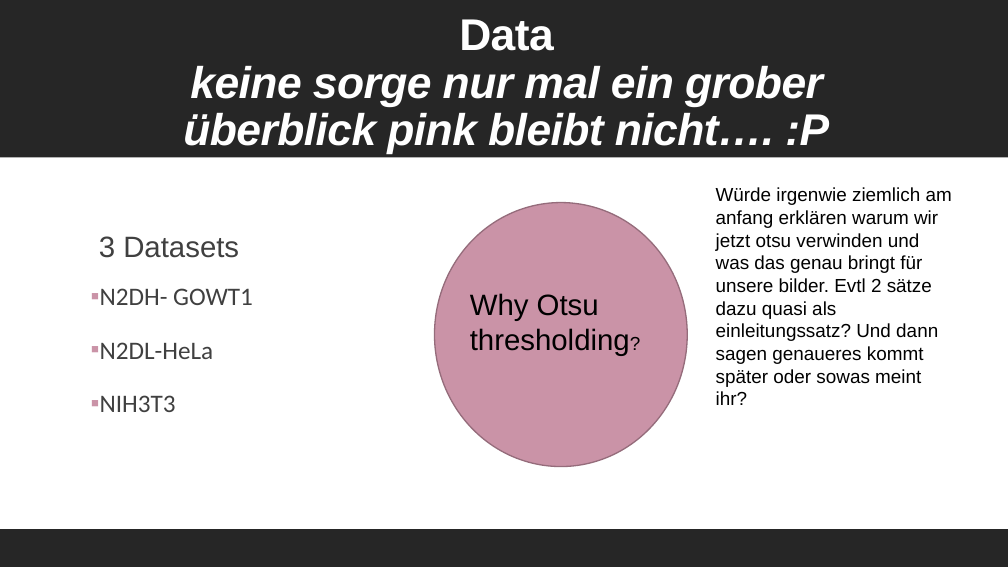
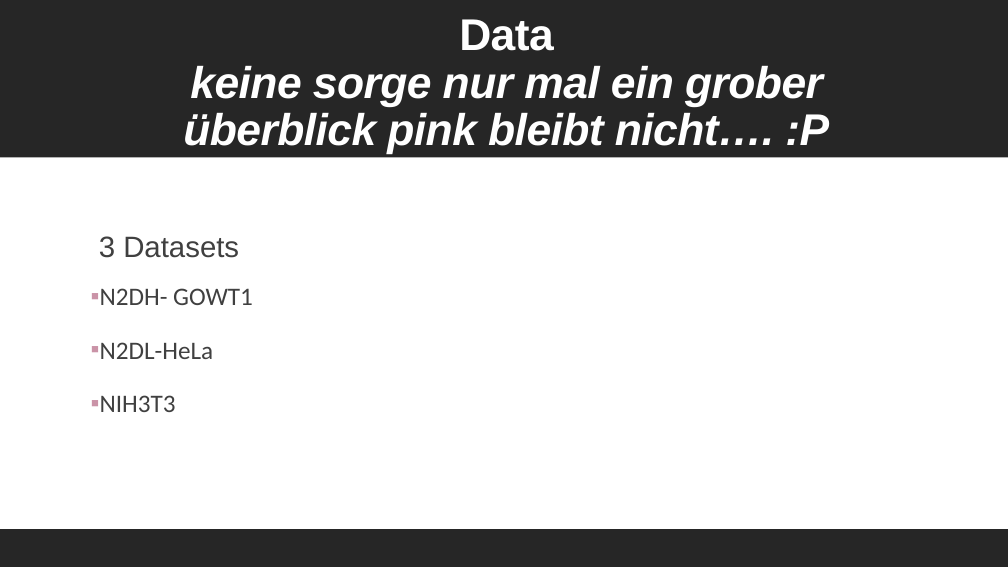
Before and after one commit to datascience-mobi-2022/2022-topic-01-team-04, a slide deck: slide 2 of presentation/layout(2).pptx. Drawn at 1008x567 pixels with LibreOffice and Linux fonts; fonts in the diff are those of the drawing. Boxes give left, top, right and bottom in pixels: in the first picture for what was removed or moved away, otherwise in the second. Text is boxed around its words. In the diff, an @@ line names an element or a change of style, - is before the commit and + after.

```diff
--- a/presentation/layout(2).pptx
+++ b/presentation/layout(2).pptx
@@ ellipse removed at box(435, 203, 687, 467) @@
@@ text removed at box(716, 187, 952, 405) @@
-Würde irgenwie ziemlich am anfang erklären warum wir jetzt otsu verwinden und was das genau bringt für unsere bilder. Evtl 2 sätze dazu quasi als einleitungssatz? Und dann sagen genaueres kommt später oder sowas meint ihr?
@@ text removed at box(470, 293, 630, 356) @@
-Why Otsu thresholding?
```
Also in this commit, not shown: 4 other slides changed, 4 slides added.
